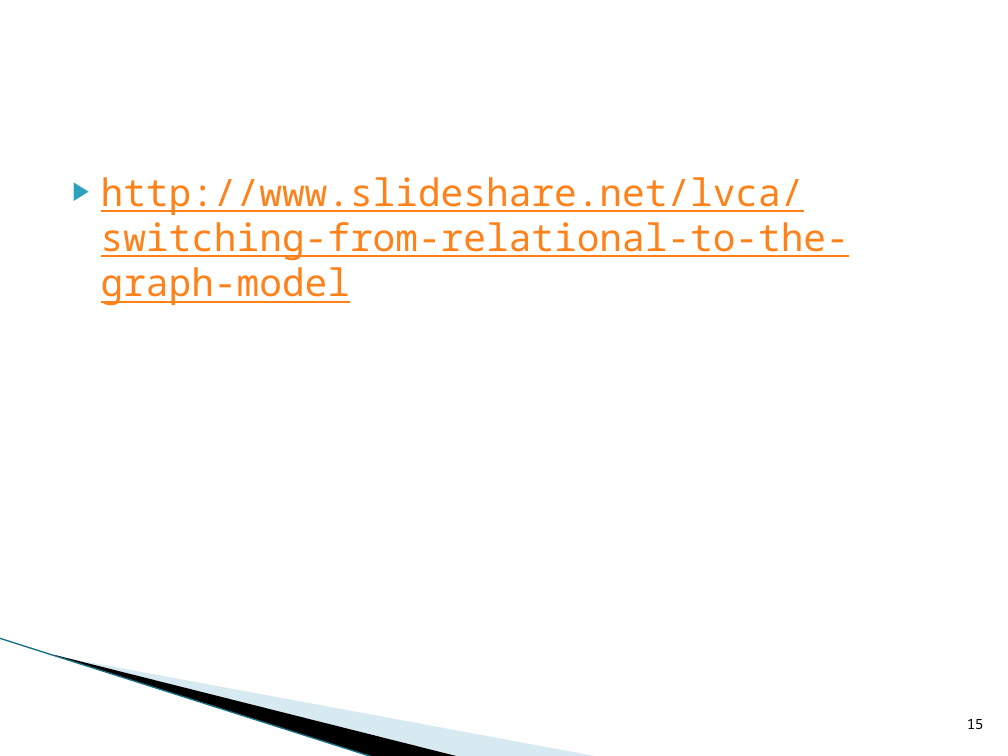
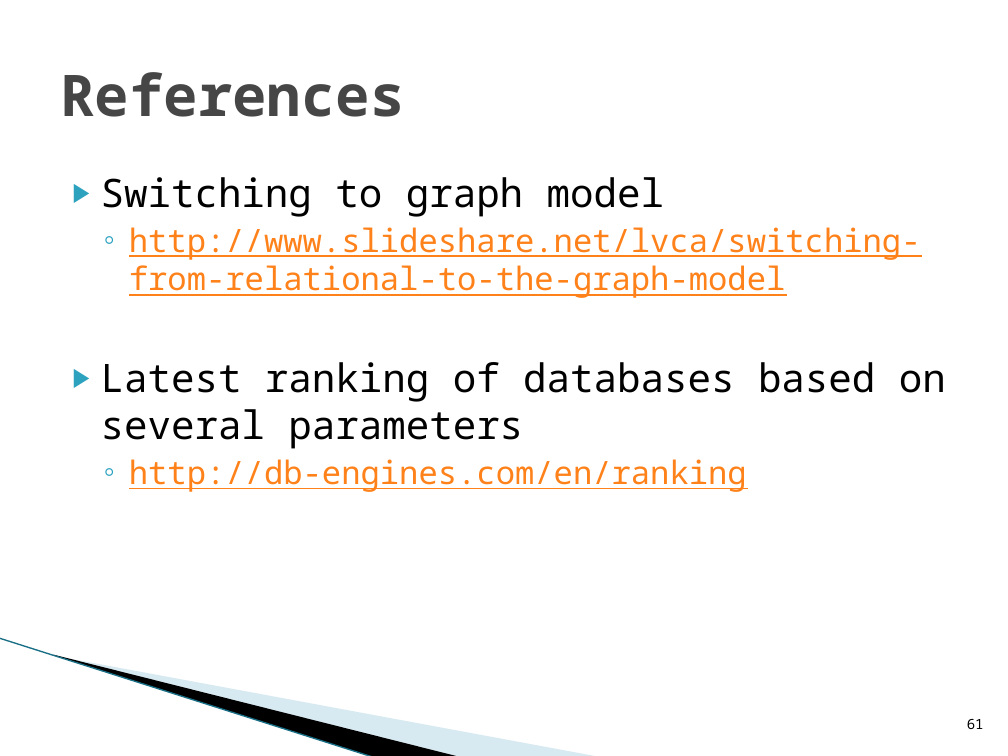
Before and after one commit to arunramkrish/bt_graphdb, a slide deck: slide 61 of presentations/2_OrientDB.pptx (slide 15 before the commit). Drawn at 1008x756 pixels with LibreOffice and Linux fonts; fonts in the diff are those of the drawing; background and template pictures are left out. Boxes give left, top, right and bottom in pixels: in the first picture for what was removed or moved away, otherwise in the second. Text is boxed around its words. In the diff, an @@ line names an element or a change of style, - is before the commit and + after.

```diff
--- a/presentations/2_OrientDB.pptx
+++ b/presentations/2_OrientDB.pptx
@@ title added at [60, 72, 404, 117], 41 pt, text #464646, bold @@
+References
@@ text at [101, 177, 664, 217]: paragraph added @@
+▶ Switching to graph model
@@ text at [129, 227, 921, 298]: size 27 to 23 pt in "http://www.slideshare.net/lvca/switching-from-relational-to- ..."; bullet ▶ to ◦; list level 1 to 2 in "http://www.slideshare.net/lvca/switching-from-relational-to- ..." @@
@@ text at [101, 362, 946, 492]: paragraphs added @@
+▶ Latest ranking of databases based on several parameters
+  ◦ http://db-engines.com/en/ranking
@@ page number at [967, 719, 984, 729]: text changed @@
-15
+61
```
Also in this commit, not shown: 5 other slides changed, 46 slides added, 1 other file.
